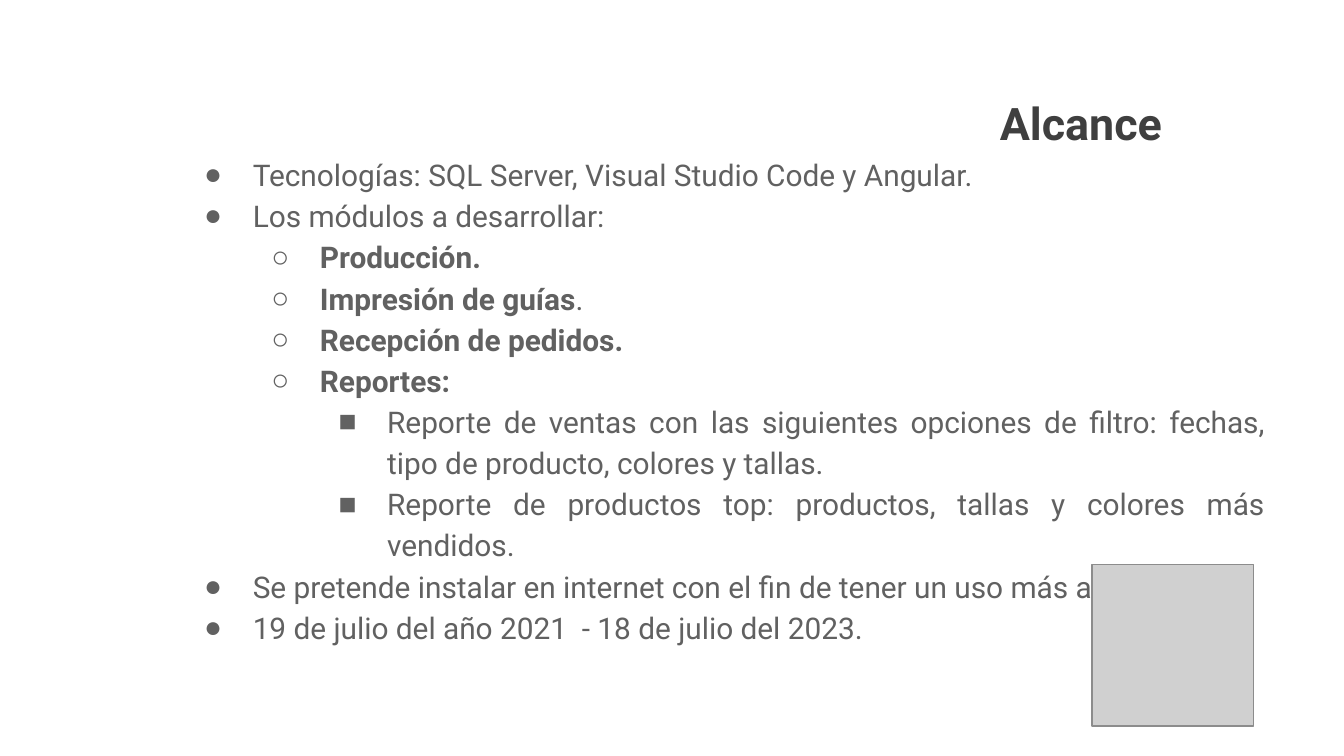
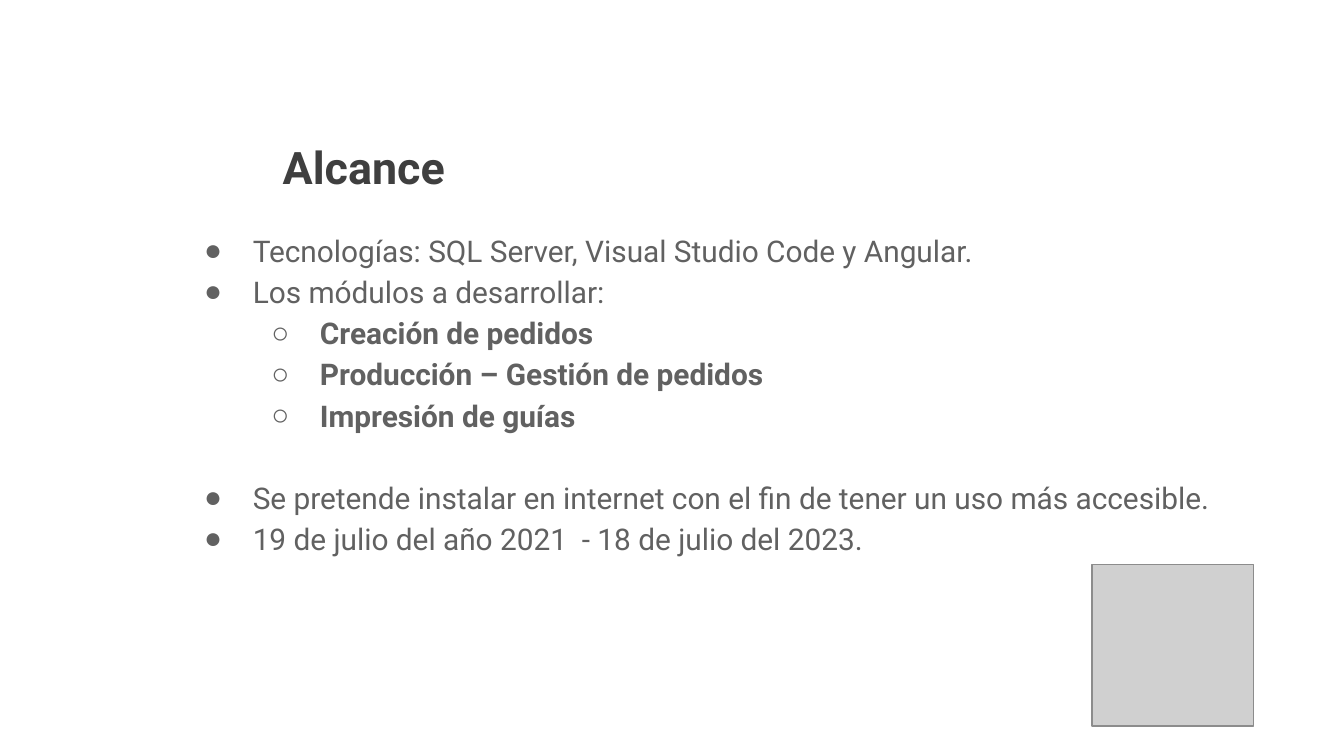
Before and after one commit to Azbanedit/azban-sb, a slide deck: slide 7 of DOCS/TRIMESTRE I/Presentación diapositivas azban.pptx. Drawn at 1344x756 pixels with LibreOffice and Linux fonts; fonts in the diff are those of the drawing; grey boxes stand for pictures; background and template pictures are left out. Boxes give left, top, right and bottom in pixels: in the first picture for what was removed or moved away, otherwise in the second. Text is boxed around its words. In the diff, an @@ line names an element or a change of style, - is before the commit and + after.

```diff
--- a/DOCS/TRIMESTRE I/Presentación diapositivas azban.pptx
+++ b/DOCS/TRIMESTRE I/Presentación diapositivas azban.pptx
@@ text "Alcance": place and size @@
-text "Alcance" at (1000,106,1162,141)
+text "Alcance" at (283,150,445,185)
@@ text "Tecnologías: SQL Server, Visual Studio ...": place and size @@
-text "Tecnologías: SQL Server, Visual Studio ..." at (253,163,1265,646)
+text "Tecnologías: SQL Server, Visual Studio ..." at (253,239,1209,557)
@@ text at (320,321,763,433): text changed; bold on @@
-  ○ Producción.
-  ○ Impresión de guías.
-  ○ Recepción de pedidos.
-  ○ Reportes:
-    ■ Reporte de ventas con las siguientes opciones de filtro: fechas, tipo de producto, colores y tallas.
-    ■ Reporte de productos top: productos, tallas y colores más vendidos.
+  ○ Creación de pedidos
+  ○ Producción – Gestión de pedidos
+  ○ Impresión de guías
```
Also in this commit, not shown: 3 other slides changed, 2 slides added, 34 slides removed, 3 other files.
